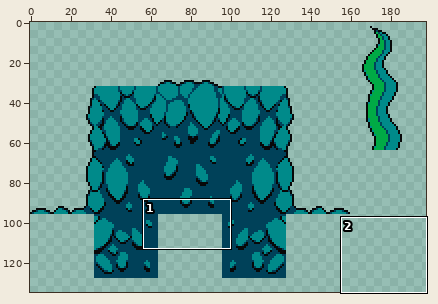
Sprite sheet: ProjectHook/Content/tiles.png. Above, an overview of the earlier version with the close-up marked.
Close-up. Old version:
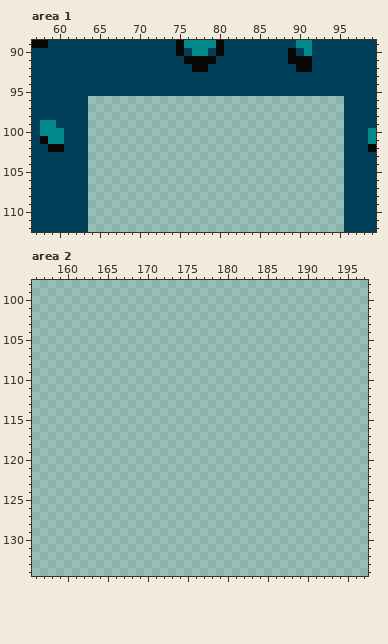
The file is 256x256 pixels. Shown: area 1: x 57..99, y 89..112; area 2: x 156..197, y 98..134. The wide view leaves out empty margins.
The result:
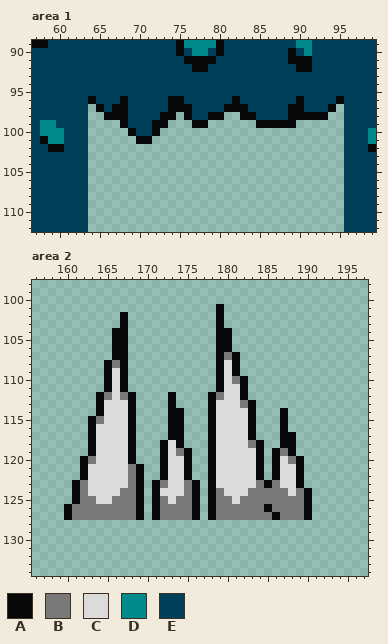
Palette (. is transparent): A #080808  B #797979  C #dbdbdb  D #008a8a  E #004159
What changed:
--- area 1
@@ x 57..99 @@
  95 EEEEEEEEEEEEEEEEEEEEEEEEEEEEEEEEEEEEEEEEEEE
- 96 EEEEEEE................................EEEE
- 97 EEEEEEE................................EEEE
- 98 EEEEEEE................................EEEE
- 99 EDDEEEE................................EEEE
-100 EDDDEEE................................EEED
-101 EADDEEE................................EEED
+ 96 EEEEEEEAEEEAEEEEEAAEEEEEEAEEEEEEEAEEEEAEEEE
+ 97 EEEEEEE.AEAAEEEEEAAAEEEEAAAEEEEEAAEEEA.EEEE
+ 98 EEEEEEE..AAAEEEEAA.AEEAA..AAEEEEAAAAA..EEEE
+ 99 EDDEEEE....AEEEAA...AA......AAAAA......EEEE
+100 EDDDEEE.....AEEA.......................EEED
+101 EADDEEE......AA........................EEED
 102 EEAAEEE................................EEEA
--- area 2
@@ x 156..197 @@
 100 ..........................................
-101 ..........................................
-102 ..........................................
-103 ..........................................
-104 ..........................................
-105 ..........................................
-106 ..........................................
-107 ..........................................
-108 ..........................................
-109 ..........................................
-110 ..........................................
-111 ..........................................
-112 ..........................................
-113 ..........................................
-114 ..........................................
-115 ..........................................
-116 ..........................................
-117 ..........................................
-118 ..........................................
-119 ..........................................
-120 ..........................................
-121 ..........................................
-122 ..........................................
-123 ..........................................
-124 ..........................................
-125 ..........................................
-126 ..........................................
-127 ..........................................
+101 .......................A..................
+102 ...........A...........A..................
+103 ...........A...........A..................
+104 ..........AA...........AA.................
+105 ..........AA...........AA.................
+106 ..........AA...........AA.................
+107 ..........AA...........ABA................
+108 .........ABA...........ACA................
+109 .........ACA...........ACA................
+110 .........ACA...........ACBA...............
+111 .........ACA...........ACCA...............
+112 ........ABCBA....A....ABCCA...............
+113 ........ACCCA....A....ACCCBA..............
+114 ........ACCCA....AA...ACCCCA...A..........
+115 .......ABCCCA....AA...ACCCCA...A..........
+116 .......ACCCCA....AA...ACCCCA...A..........
+117 .......ACCCCA....AA...ACCCCA...AA.........
+118 .......ACCCCA...ACA...ACCCCBA..AA.........
+119 .......ACCCCA...ACBA..ACCCCCA.ABA.........
+120 ......ABCCCCA...ACCA..ACCCCCA.ACBA........
+121 ......ACCCCCBA..ACCA..ACCCCCA.ACCA........
+122 ......ACCCCCBA..ACCA..ACCCCCA.ACCA........
+123 .....ABCCCCCBA.ABCCBA.ACCCCCBABCCA........
+124 .....ABCCCCBBA.ACCCBA.ABCCCBBBBBCBA.......
+125 .....ABBCCBBBA.ABCBBA.ABBCBBBBBBBBA.......
+126 ....ABBBBBBBBA.ABBBBA.ABBBBBBABBBBA.......
+127 ....ABBBBBBBBA.ABBBBA.ABBBBBBBABBBA.......
 128 ..........................................
Changed places in both close-ups, as pixel boxes (x1, y1, x2, y2):
added: (88, 96, 344, 144)
added: (64, 304, 312, 520)
